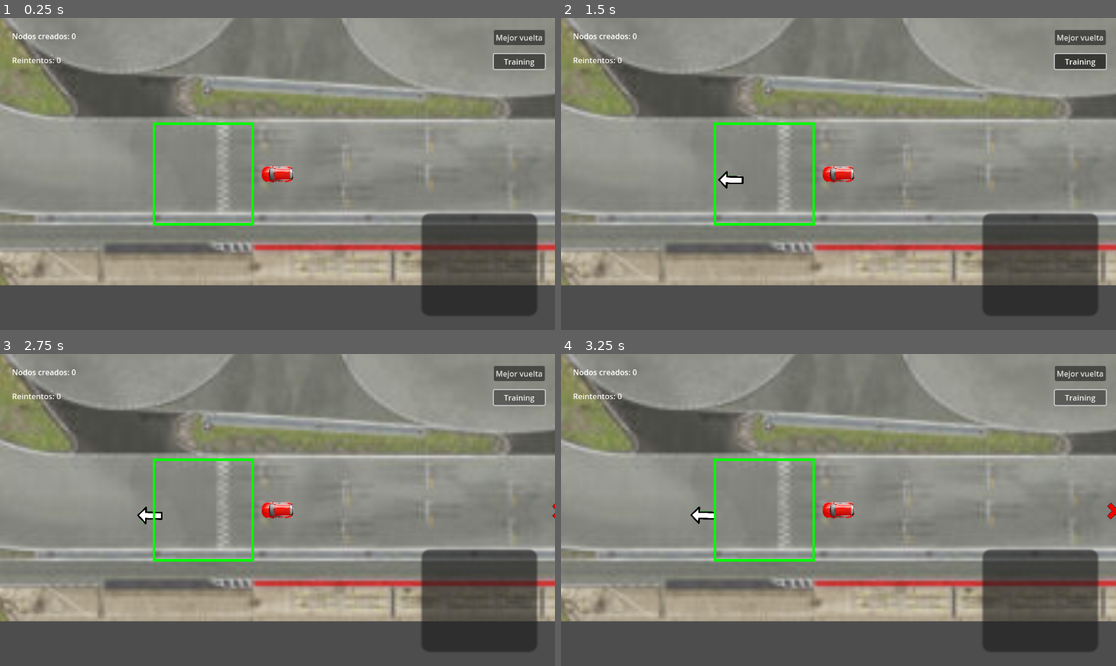
Above: before the commit, frames 1-4 (two rows, left to right).
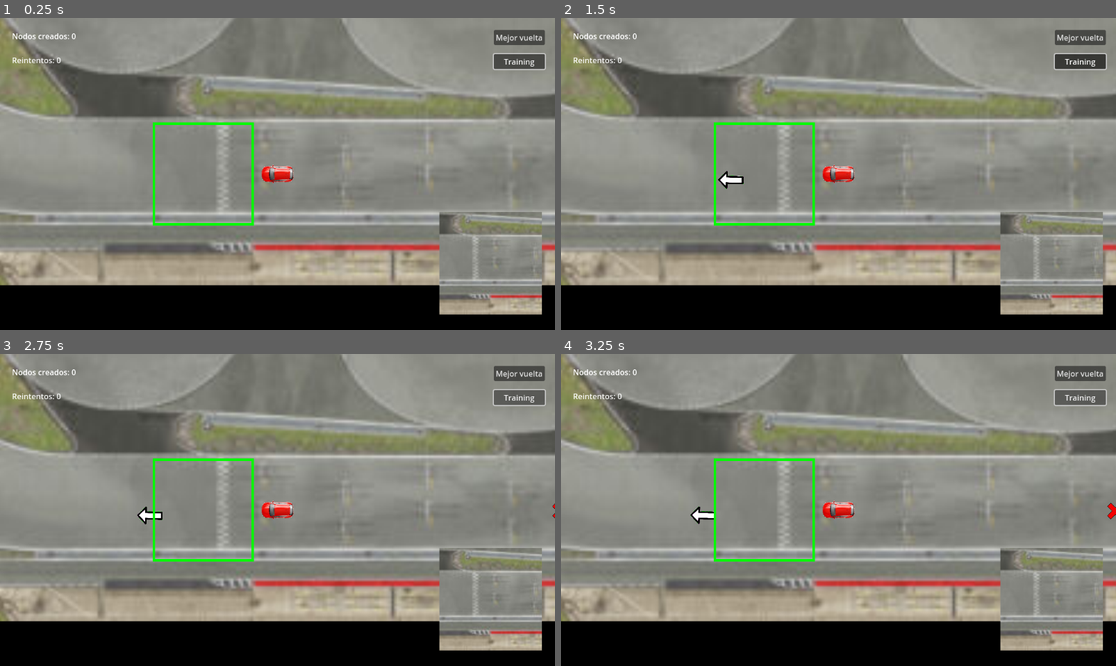
Above: after the commit, the same moments.

Repository: RufusWein/MachineLearningRacing
Game: Godot game, scene res://racing_game.tscn
Two runs of this game, one before a commit and one after it. Both use one fixed random seed, a clock stepped at 60 frames per second and the inputs below.
Inputs:
- Up to frame 1 (0.25 s): no input
- Up to frame 2 (1.5 s): click "Mejor vuelta" at 0.5 s; click "Training" at 1.25 s
- Up to frame 3 (2.75 s): tap Enter at 2 s; hold Right (ui_right) from 2.03 s (still down)
- Up to frame 4 (3.25 s): release Right (ui_right) at 2.78 s; hold Down (ui_down) from 2.78 s (still down)

The runs differ from the first frame. In frame 1, 19% of the frame differs, in the area x 0-100%, y 62-100%; in frame 2, 19%; in frame 3, 19%; in frame 4, 19%.

Commit message:
Capture vision field of car for processing

Diff:
--- /dev/null
+++ b/materialRotateUV.tres
@@ -0,0 +1,7 @@
+[gd_resource type="ShaderMaterial" load_steps=2 format=3]
+
+[ext_resource type="Shader" path="res://shaderRotateUV.gdshader" id="1_yshpd"]
+
+[resource]
+render_priority = 0
+shader = ExtResource("1_yshpd")
--- a/project.godot
+++ b/project.godot
@@ -15,6 +15,10 @@
 config/features=PackedStringArray("4.0", "GL Compatibility")
 config/icon="res://graphics/icon.svg"
 
+[display]
+
+window/per_pixel_transparency/allowed=true
+
 [editor]
 
 version_control/autoload_on_startup=true
@@ -28,3 +32,4 @@
 
 renderer/rendering_method="gl_compatibility"
 renderer/rendering_method.mobile="gl_compatibility"
+viewport/transparent_background=true
--- a/racing_game.tscn
+++ b/racing_game.tscn
@@ -9,6 +9,8 @@
 [ext_resource type="Script" path="res://scripts/captureImage.gd" id="7_asbm5"]
 [ext_resource type="Script" path="res://scripts/launchRacingScipt.gd" id="8_0rus8"]
 [ext_resource type="Script" path="res://scripts/launchTrainingScript.gd" id="9_pq3sm"]
+[ext_resource type="Material" path="res://materialRotateUV.tres" id="10_unjli"]
+[ext_resource type="Script" path="res://scripts/updatePanel.gd" id="11_lxp8l"]
 
 [sub_resource type="Curve2D" id="Curve2D_qlo3h"]
 _data = {
@@ -18,6 +20,9 @@
 
 [sub_resource type="RectangleShape2D" id="RectangleShape2D_mq41w"]
 size = Vector2(11.1198, 4.98082)
+
+[sub_resource type="StyleBoxFlat" id="StyleBoxFlat_ihaq0"]
+bg_color = Color(0, 0, 0, 0)
 
 [node name="RacingGame" type="Node2D"]
 texture_repeat = 1
@@ -59,6 +64,9 @@
 texture = ExtResource("4_4rpvi")
 flip_h = true
 metadata/_edit_lock_ = true
+
+[node name="prueba" type="Node2D" parent="CharacterBody2D/Cochito"]
+position = Vector2(-570.945, 0)
 
 [node name="CollisionCochito" type="CollisionShape2D" parent="CharacterBody2D"]
 position = Vector2(120.346, 0)
@@ -116,11 +124,24 @@
 vertical_alignment = 1
 
 [node name="Panel" type="Panel" parent="CanvasLayer"]
-offset_left = 875.0
-offset_top = 406.0
-offset_right = 915.0
-offset_bottom = 446.0
-scale = Vector2(6, 5.32)
+clip_children = 2
+material = ExtResource("10_unjli")
+anchors_preset = 8
+anchor_left = 0.5
+anchor_top = 0.5
+anchor_right = 0.5
+anchor_bottom = 0.5
+offset_left = 324.0
+offset_top = 67.0001
+offset_right = 369.0
+offset_bottom = 112.0
+grow_horizontal = 2
+grow_vertical = 2
+scale = Vector2(5, 5)
+size_flags_horizontal = 4
+size_flags_vertical = 4
 mouse_force_pass_scroll_events = false
+theme_override_styles/panel = SubResource("StyleBoxFlat_ihaq0")
+script = ExtResource("11_lxp8l")
 
 [connection signal="body_exited" from="Circuit/areaTrack" to="CharacterBody2D" method="_on_area_track_body_exited"]
--- a/scripts/captureImage.gd
+++ b/scripts/captureImage.gd
@@ -1,16 +1,33 @@
 extends Camera2D
 
-var cochito : CharacterBody2D;
-var areaCapture: Rect2 = Rect2(10,-20,40,40);
+signal update_panel(texture : Texture2D);
 
+var cochito : Node2D;
+var earlySeconds : float;
+var image : Image;
+var panel: Panel;
 
 # Called when the node enters the scene tree for the first time.
 func _ready() -> void:
-	cochito = get_parent().get_parent().get_node("CharacterBody2D");
+	cochito = get_parent().get_parent().get_node("CharacterBody2D/Cochito/prueba");
+	panel = get_parent().get_parent().get_node("CanvasLayer/Panel");
+	image = load("res://graphics/circuit.jpg").get_image();
 
 # Called every frame. 'delta' is the elapsed time since the previous frame.
 func _process(_delta : float) -> void:
-	pass
+	var restTime: float = Time.get_unix_time_from_system() - earlySeconds;
+	if (restTime > 1.0):
+		await RenderingServer.frame_post_draw
+		var areaCapture: Rect2 = Rect2(0,0,200,200);
+		var newPos : Vector2 = cochito.get_global_transform_with_canvas().origin
+		areaCapture.position += newPos;# * 0.19;
+		image = cochito.get_viewport().get_texture().get_image().get_region(areaCapture);
+		var texture: ImageTexture = ImageTexture.create_from_image(image);#.get_region(areaCapture));
+		texture.set_size_override(Vector2(40,40));
+		var item: RID = self.get_canvas_item();
+		var textureRID: RID = texture.get_rid();
+		RenderingServer.canvas_item_add_texture_rect(item, Rect2(0,0,100,100), textureRID, false, Color(0,0,0,0), false  );
+		#emit_signal("update_panel", texture);
 
 func _draw() -> void:
-	draw_rect(areaCapture, Color.GREEN, false, 1.0);
+	draw_rect(Rect2(10,-20,40,40), Color.GREEN, false, 1.0);
--- /dev/null
+++ b/scripts/updatePanel.gd
@@ -0,0 +1,45 @@
+extends Panel
+
+var updatePanel : bool = false;
+var newTexture : ImageTexture;
+var texture : CompressedTexture2D = load("res://graphics/circuit.jpg");
+var cochito : Node2D; # = get_parent().get_parent().get_node(".").get_node("CharacterBody2D/Cochito");
+
+# Called when the node enters the scene tree for the first time.
+func _ready() -> void :
+	cochito = get_parent().get_parent().get_node(".").get_node("CharacterBody2D/Cochito");
+	#var texture : CompressedTexture2D = load("res://graphics/circuit.jpg");
+	var posCar : Vector2 = cochito.position;
+	posCar = posCar / 5.16;
+	var image : Image =  texture.get_image().get_region( Rect2(posCar, Vector2(80,80) ) );
+	newTexture = ImageTexture.create_from_image( image );
+	#newTexture.set_size_override( Vector2(40,40) );
+	self.clip_contents = true;
+	#camera.connect("update_panel", self._update_panel );
+
+# Called every frame. 'delta' is the elapsed time since the previous frame.
+func _process(_delta :  float) -> void:
+	_update_panel(newTexture);
+
+func _update_panel(texture: Texture2D) -> void:
+	newTexture = texture;
+	updatePanel = true;
+	queue_redraw();
+
+func _draw() -> void:
+	if (updatePanel):
+		var posCar : Vector2 = cochito.global_position
+		posCar.x = posCar.x / 5.13;
+		posCar.y = posCar.y / 5.22;
+		posCar.x += 60;
+		posCar.y += (251 - 93);
+		var image : Image =  texture.get_image().get_region( Rect2(posCar, Vector2(100,100)) );
+		#image.flip_y();
+		#image.flip_x();
+
+		newTexture = ImageTexture.create_from_image( image );
+		newTexture.set_size_override( Vector2(50,50) );
+		draw_texture(newTexture, Vector2(2.5,2.5) );
+		#self.get_material().set_shader_parameter("_radians", cochito.global_rotation + 3.141516);
+		self.get_material().set_shader_parameter("_radians", cochito.global_rotation );
+		#updatePanel = false;
--- /dev/null
+++ b/shaderRotateUV.gdshader
@@ -0,0 +1,21 @@
+shader_type canvas_item;
+//render_mode unshaded, blend_disabled;
+
+uniform float speed = 1.0;
+
+uniform float _radians = 0.0;
+
+vec2 rotateUV(vec2 uv, vec2 pivot, float rotation) {
+    float cosa = cos(rotation);
+    float sina = sin(rotation);
+    uv -= pivot;
+    return vec2(
+        cosa * uv.x - sina * uv.y,
+        cosa * uv.y + sina * uv.x
+    ) + pivot;
+}
+
+void vertex() {
+    //VERTEX = rotateUV(VERTEX, 0.5/TEXTURE_PIXEL_SIZE, TIME * speed);
+    VERTEX = rotateUV(VERTEX, 0.5/TEXTURE_PIXEL_SIZE, _radians );
+}
Not shown: 1 places in racing_game.tscn that only renumber resources
